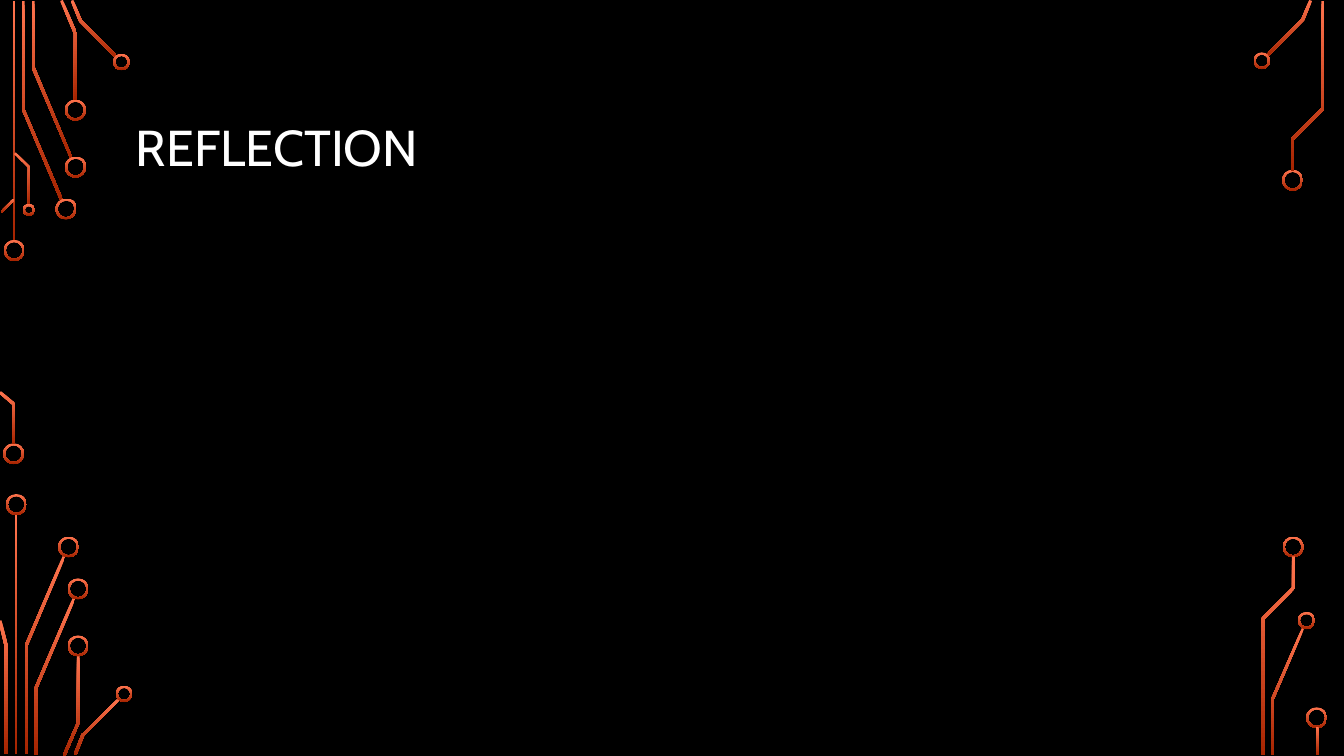
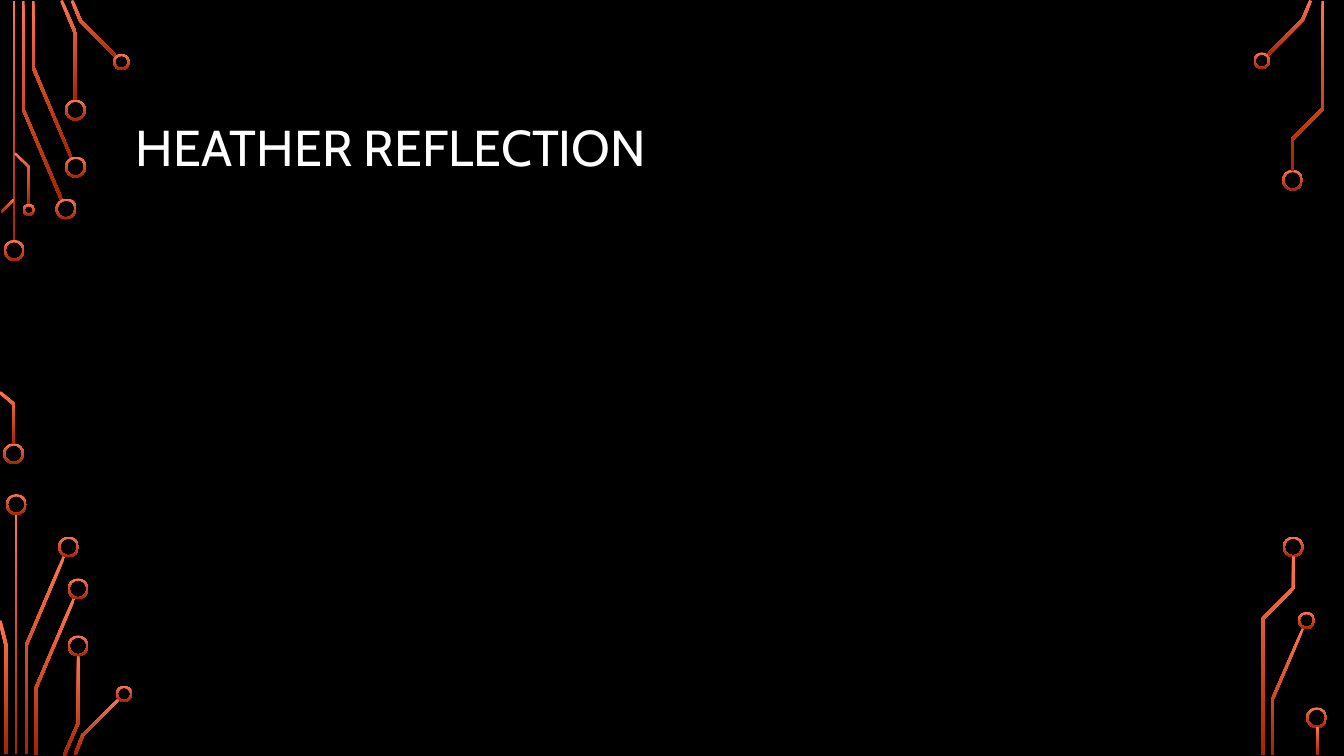
Before and after one commit to HBarker74582/Hap-Py, a slide deck: slide 10 of The Dimensions of Happiness.pptx (slide 11 before the commit). Drawn at 1344x756 pixels with LibreOffice and Linux fonts; fonts in the diff are those of the drawing; background and template pictures are left out. Boxes give left, top, right and bottom in pixels: in the first picture for what was removed or moved away, otherwise in the second. Text is boxed around its words. In the diff, an @@ line names an element or a change of style, - is before the commit and + after.

```diff
--- a/The Dimensions of Happiness.pptx
+++ b/The Dimensions of Happiness.pptx
@@ title at bbox=[136, 130, 646, 167]: text changed @@
-REFLECTION
+HEATHER REFLECTION
```
Also in this commit, not shown: 3 other slides changed, 1 slide added, 2 slides removed.
